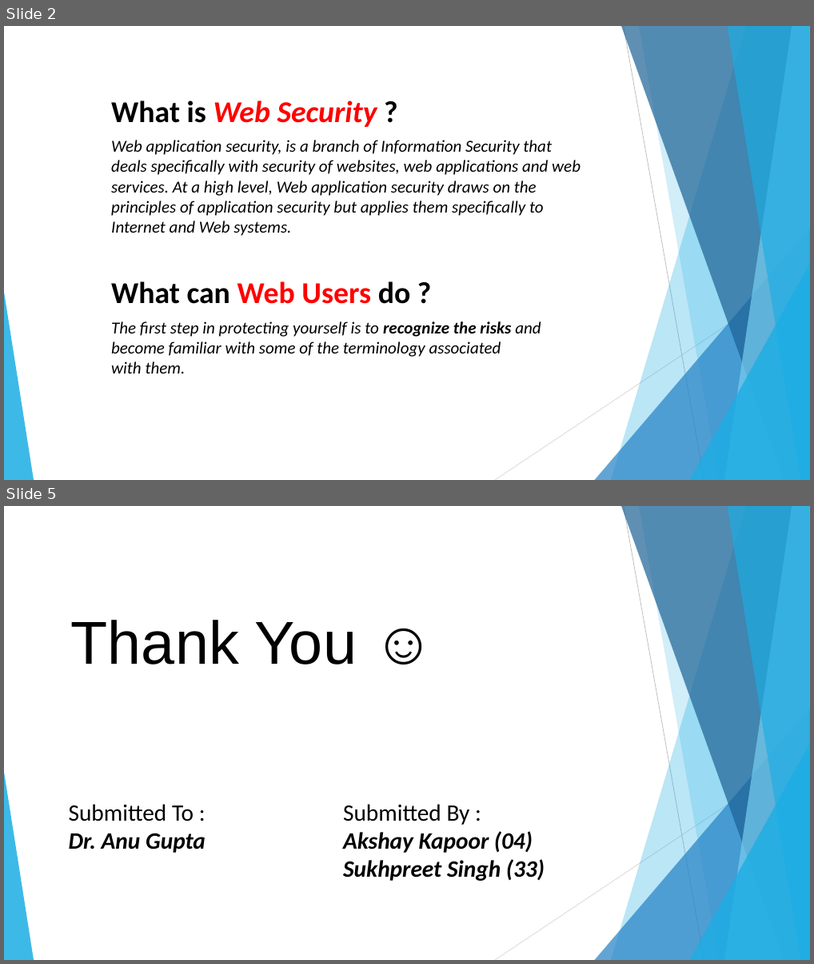
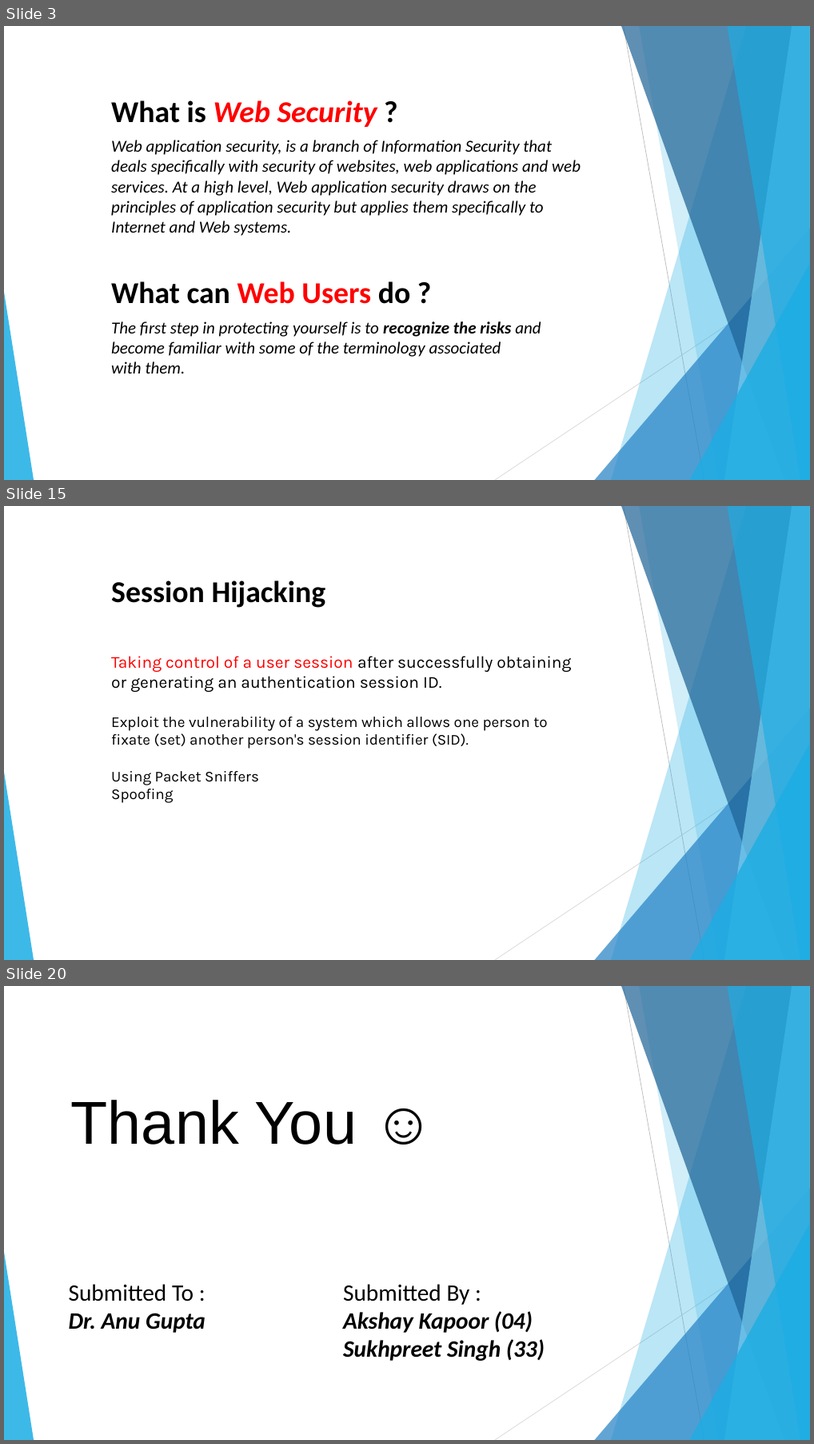
Before and after one commit to tHe-AK/Web-Security-Seminar, a slide deck: Web Security.pptx. Shown one above the other, each under a label of ours: slides 2 and 5 before the commit, slides 3, 15 and 20 after it; the slides between them are not shown. The pictures are 814x964 and 814x1444 pixels, drawn with LibreOffice and Linux fonts; fonts in the diff are those of the drawing. Boxes give left, top, right and bottom in pixels: in the first picture for what was removed or moved away, otherwise in the second. Text is boxed around its words. In the diff, an @@ line names an element or a change of style, - is before the commit and + after.

```diff
--- a/Web Security.pptx
+++ b/Web Security.pptx
@@ slide 15 added at (4,506,810,960), background #FFFFFF; not listed: 10 template elements that a slide beside it also shows @@
@@ text added at (111,580,326,608), 36 pt, text #000000, bold @@
+Session Hijacking
@@ text added at (111,656,571,803), 18 pt, text #000000 @@
+Taking control of a user session after successfully obtaining or generating an authentication session ID.
+Exploit the vulnerability of a system which allows one person to fixate (set) another person's session identifier (SID).
+Using Packet Sniffers
+Spoofing
@@ what was slide 2 is now slide 3 @@
@@ what was slide 5 is now slide 20 @@
```
Also in this commit, not shown: 1 slide changed, 14 other slides added, 6 other files.
